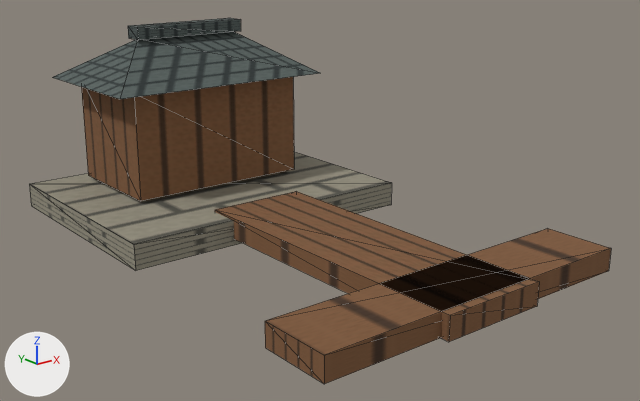
An edit to the glTF model app/src/main/assets/3d/sites/port-lod2.glb, drawn before and after from the same camera.
Both versions are drawn from a camera (50 mm lens) standing at (-1.163, -1.817, 0.705) and looking at (0.039, -0.316, 0.105). Lighting does not change. The marker at lower left points along +X, +Y and +Z. The picture after the commit comes second. Mesh edges are drawn as thin lines. Vertices at exactly the same position are counted once.
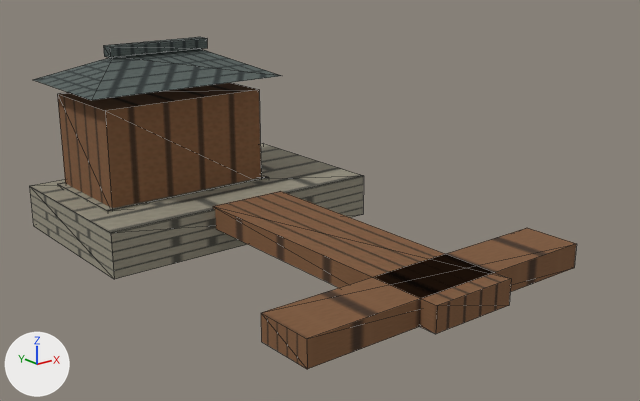
Where the change shows, as pixel boxes [x1, y1, x2, y2] in the pictures (640 x 401 px; the box of a moved part takes in the faces that stretch with it):
'Mesh_0', reshaped (9% shorter)
    before: [29, 18, 611, 384]
    after: [29, 37, 577, 369]
part 1 of me_mesh_0, moved or reshaped
    before: [29, 152, 392, 270]
    after: [29, 143, 364, 279]
part 2 of me_mesh_0, moved or reshaped
    before: [81, 77, 294, 201]
    after: [57, 174, 269, 213]
part 3 of me_mesh_0, moved or reshaped
    before: [128, 18, 241, 40]
    after: [57, 83, 261, 208]
part 4 of me_mesh_0, moved or reshaped
    before: [265, 229, 611, 384]
    after: [103, 37, 207, 58]
part 5 of me_mesh_0, moved or reshaped
    before: [215, 191, 539, 342]
    after: [213, 191, 511, 334]
part 6 of me_mesh_0, added (brown)
    after: [261, 228, 577, 369]
part 7 of me_mesh_0, rebuilt (7% narrower, 24% shorter)
    before: [53, 32, 320, 99]
    after: [34, 49, 281, 100]

The change, as a diff of the scene's bpy script:
```diff
--- a/app/src/main/assets/3d/sites/port-lod2.glb.py
+++ b/app/src/main/assets/3d/sites/port-lod2.glb.py
@@ me_mesh_0 @@
 # used by ob_mesh_0; location = (0.0, 0.0, 0.0)
-me_mesh_0.from_pydata(...)  # 46 vertices, 56 faces; spans x -0.38..0.38, y -0.87..0.38, z 0.0..0.464
+me_mesh_0.from_pydata(...)  # 54 vertices, 66 faces; spans x -0.37..0.37, y -0.82..0.38, z -0.055..0.421
+# me_mesh_0 part 1: the loose piece of 8 vertices spanning x -0.37..0.37, y -0.2..0.38, z 0.0..0.06 is scaled about its middle by (1, 0.81, 1.83), then moved by (0.0, 0.055, -0.03)
+# me_mesh_0 part 2: the loose piece of 8 vertices spanning x -0.23..0.23, y 0.035..0.325, z 0.07..0.33 is scaled about its middle by (1.01, 1.01, 0.231), then moved by (-0.08, 0.01, -0.17)
+# me_mesh_0 part 3: the loose piece of 8 vertices spanning x -0.149..0.149, y 0.155..0.205, z 0.434..0.464 is scaled about its middle by (1.44, 5.4, 8.33), then moved by (-0.08, 0.01, -0.279)
+# me_mesh_0 part 4: the loose piece of 8 vertices spanning x -0.38..0.38, y -0.85..-0.69, z 0.015..0.065 is scaled about its middle by (0.359, 0.213, 0.52), then moved by (-0.08, 0.96, 0.368)
+# me_mesh_0 part 5: the loose piece of 8 vertices spanning x -0.12..0.12, y -0.87..-0.12, z 0.015..0.065 is scaled about its middle by (0.833, 0.987, 1.1), then moved by (0.0, 0.045, -0.007)
+# me_mesh_0 part 6: the loose piece of 8 vertices spanning x -0.38..0.38, y -0.85..-0.69, z 0.015..0.065 is copied, and the copy is scaled about its middle by (0.947, 0.812, 1.1), then moved by (0.0, 0.055, -0.007); it spans x -0.36..0.36, y -0.78..-0.65, z 0.005..0.06
+# me_mesh_0 part 7: the loose piece of 6 vertices spanning x -0.287..0.287, y -0.009..0.368, z 0.33..0.434 is rebuilt with 6 vertices and now spans x -0.342..0.182, y 0.019..0.361, z 0.33..0.395
 me_mesh_0.materials.append(mat_material_0)
```
